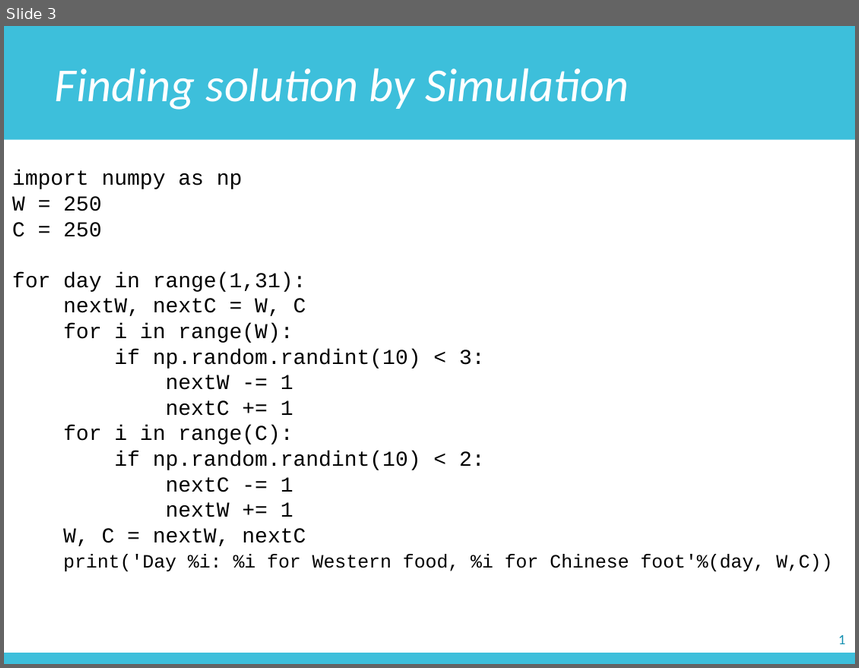
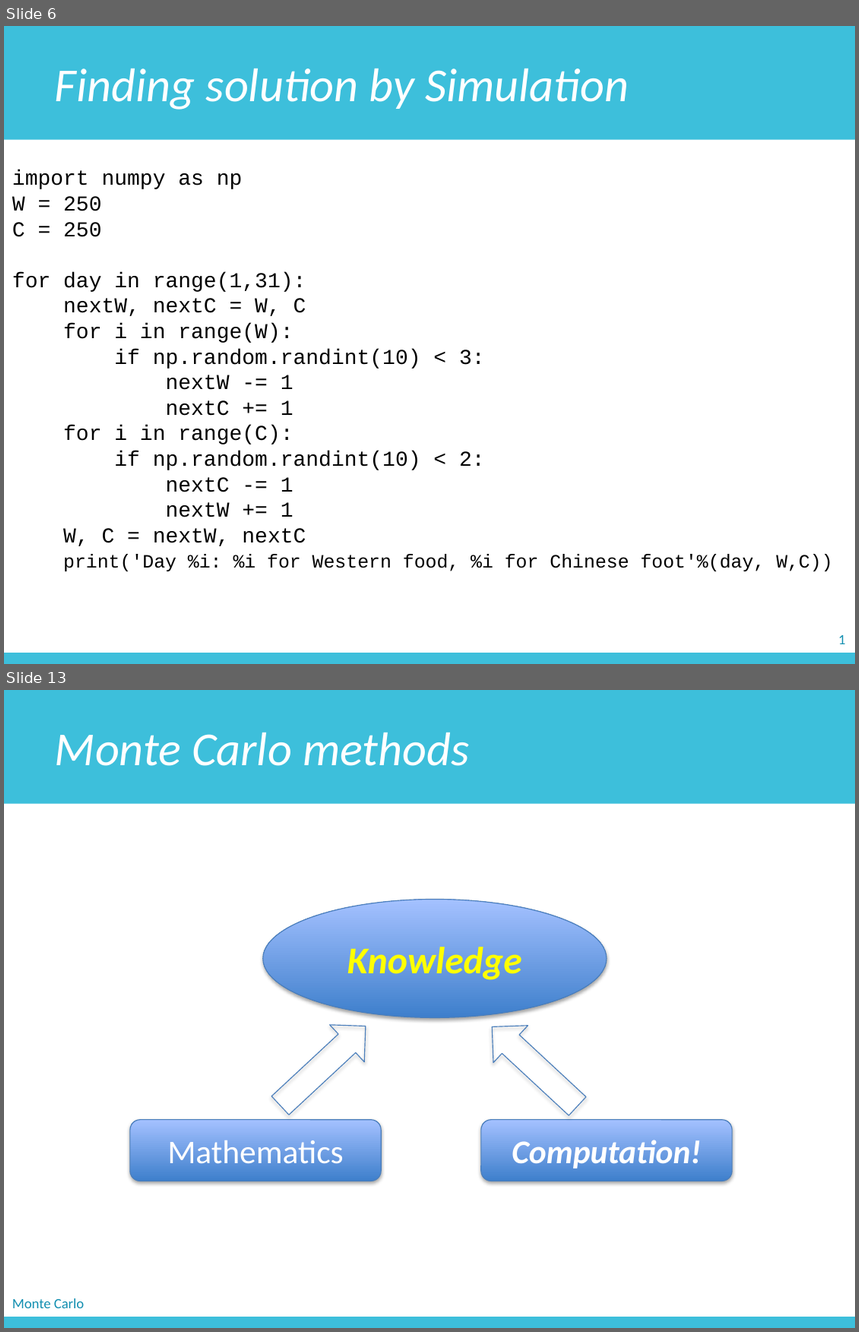
Before and after one commit to zichengliao/zuics101-fa17, a slide deck: lectures/lec13/lec13.pptx. Shown one above the other, each under a label of ours: slide 3 before the commit, slides 6 and 13 after it; the slides between them are not shown. The pictures are 859x668 and 859x1332 pixels, drawn with LibreOffice and Linux fonts; fonts in the diff are those of the drawing. Boxes give left, top, right and bottom in pixels: in the first picture for what was removed or moved away, otherwise in the second. Text is boxed around its words. In the diff, an @@ line names an element or a change of style, - is before the commit and + after.

```diff
--- a/lectures/lec13/lec13.pptx
+++ b/lectures/lec13/lec13.pptx
@@ slide 13 added at (4,690,855,1328), background #FFFFFF @@
@@ rectangle added at (4,690,855,803), fill #3DBFDB, 40 pt, text #FFFFFF, italic @@
+Monte Carlo methods
@@ ellipse added at (262,900,607,1018), fill gradient #3F80CE to #A4C4FF, outline #4B7EBC 0.75 pt, 32 pt, text #FFFF00, bold, italic @@
+Knowledge
@@ right arrow added at (262,1008,382,1125), outline #4B7EBC 0.75 pt @@
@@ right arrow added at (474,1008,595,1125), outline #4B7EBC 0.75 pt @@
@@ rounded rectangle added at (130,1120,381,1181), fill gradient #3F80CE to #A4C4FF, outline #4B7EBC 0.75 pt, 28 pt, text #FFFFFF @@
+Mathematics
@@ rounded rectangle added at (481,1120,733,1181), fill gradient #3F80CE to #A4C4FF, outline #4B7EBC 0.75 pt, 28 pt, text #FFFFFF, bold, italic @@
+Computation!
@@ text added at (12,1299,84,1309), 12 pt, text #118EB0 @@
+Monte Carlo
@@ rectangle added at (4,1317,855,1328), fill #3DBFDB @@
@@ what was slide 3 is now slide 6 @@
```
Also in this commit, not shown: 7 slides changed, 3 other slides added, 2 other files.
